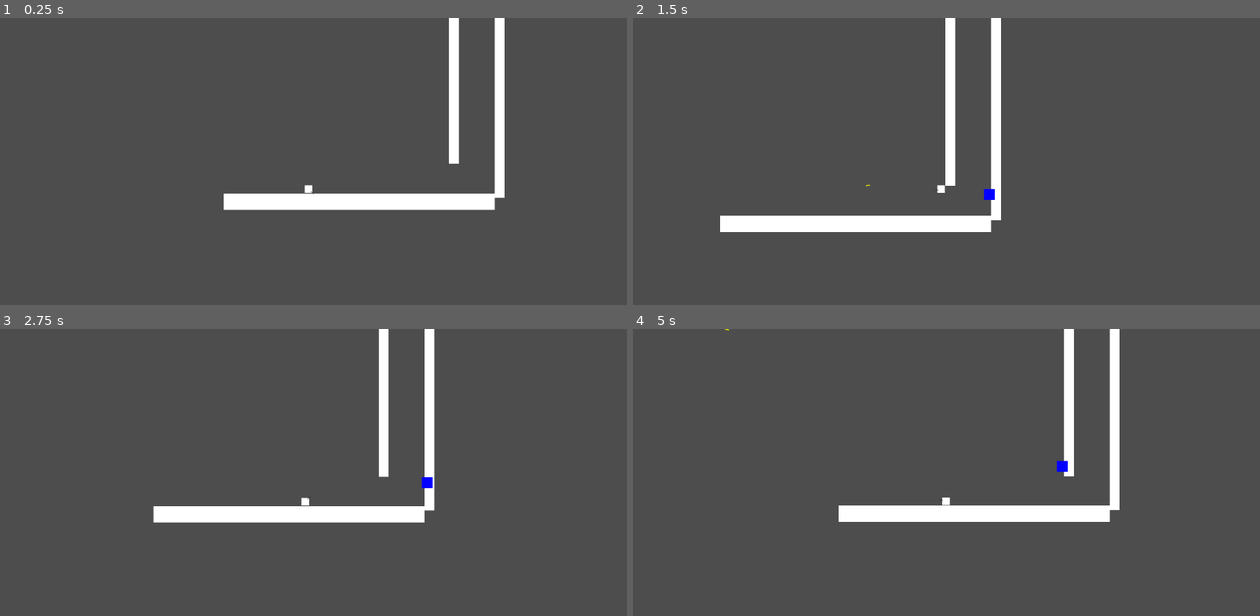
Above: before the commit, frames 1-4 (two rows, left to right).
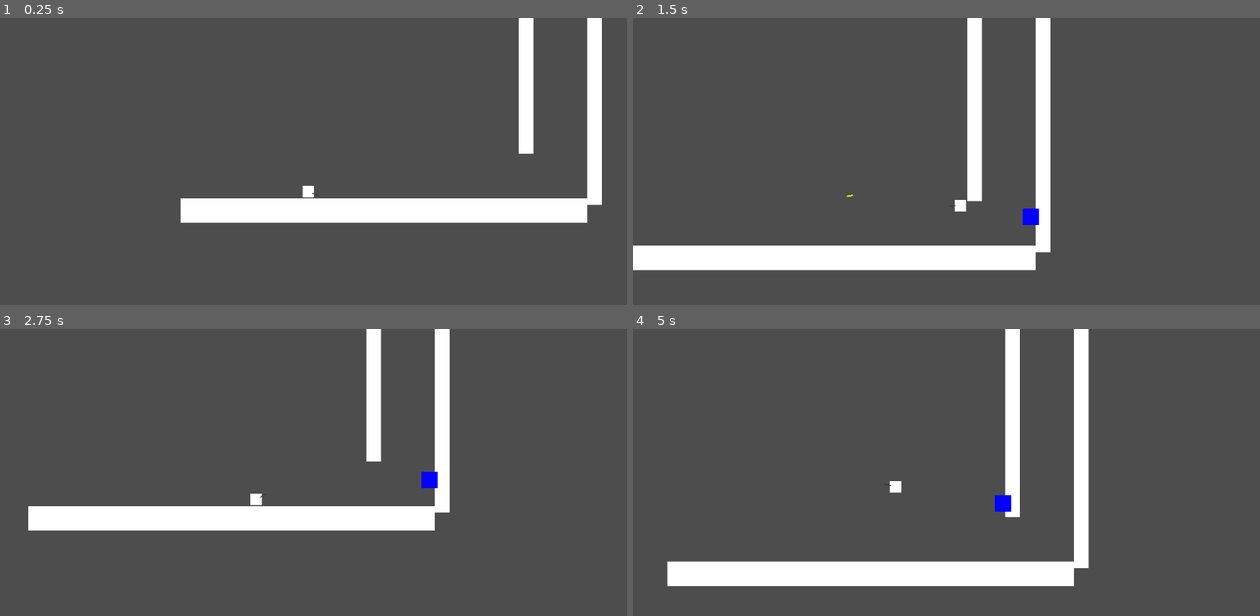
Above: after the commit, the same moments.

Repository: EliasJHL/EpitechJAM_2
Game: Godot game, scene res://main_scene.tscn
Two runs of this game, one before a commit and one after it. Both use one fixed random seed, a clock stepped at 60 frames per second and the inputs below.
Inputs (mouse positions are in pixels of both pictures, inside the frame that each line leads up to):
- Up to frame 1 (0.25 s): no input
- Up to frame 2 (1.5 s): move the mouse to (1084, 175) at 0.52 s; hold D (Right) from 0.53 s (still down); click (1084, 175) at 0.6 s; tap W (Jump) at 0.77 s; move the mouse to (821, 210) at 1.27 s; click (821, 210) at 1.35 s
- Up to frame 3 (2.75 s): tap W (Jump) at 1.52 s; move the mouse to (376, 426) at 2.02 s; release D (Right) at 2.03 s; hold A (Left) from 2.03 s (still down); click (376, 426) at 2.1 s
- Up to frame 4 (5 s): move the mouse to (915, 575) at 2.77 s; release A (Left) at 2.78 s; hold D (Right) 2.78-4.28 s; click (915, 575) at 2.85 s; tap W (Jump) at 3.02, 3.77, 4.52 s; move the mouse to (1134, 558) at 3.52 s; click (1134, 558) at 3.6 s; move the mouse to (758, 452) at 4.27 s; hold A (Left) from 4.28 s (still down); click (758, 452) at 4.35 s

The runs differ from the first frame. In frame 1, 9.1% of the frame differs, in the area x 28-96%, y 0-72%; in frame 2, 14%, in the area x 0-67%, y 0-88%; in frame 3, 7.3%; in frame 4, 13%.

Commit message:
[FIX] CDD detection added to avoid detect errors

Diff:
--- a/bullet.tscn
+++ b/bullet.tscn
@@ -10,8 +10,10 @@
 size = Vector2(10, 4)
 
 [node name="RigidBody2D" type="RigidBody2D"]
+collision_priority = 23.095
 mass = 0.01
 gravity_scale = 0.0
+continuous_cd = 1
 script = ExtResource("1_5lsbw")
 
 [node name="Sprite2D" type="Sprite2D" parent="."]
@@ -24,6 +26,7 @@
 shape = SubResource("RectangleShape2D_fwil1")
 
 [node name="Area2D" type="Area2D" parent="."]
+collision_priority = 399.685
 
 [node name="CollisionShape2D" type="CollisionShape2D" parent="Area2D"]
 shape = SubResource("RectangleShape2D_gyl35")
--- a/main_scene.tscn
+++ b/main_scene.tscn
@@ -46,6 +46,8 @@
 position = Vector2(333.913, 0)
 
 [node name="Camera2D" type="Camera2D" parent="player"]
+zoom = Vector2(1.5, 1.5)
+position_smoothing_enabled = true
 
 [node name="Area2D" type="Area2D" parent="player"]
 
